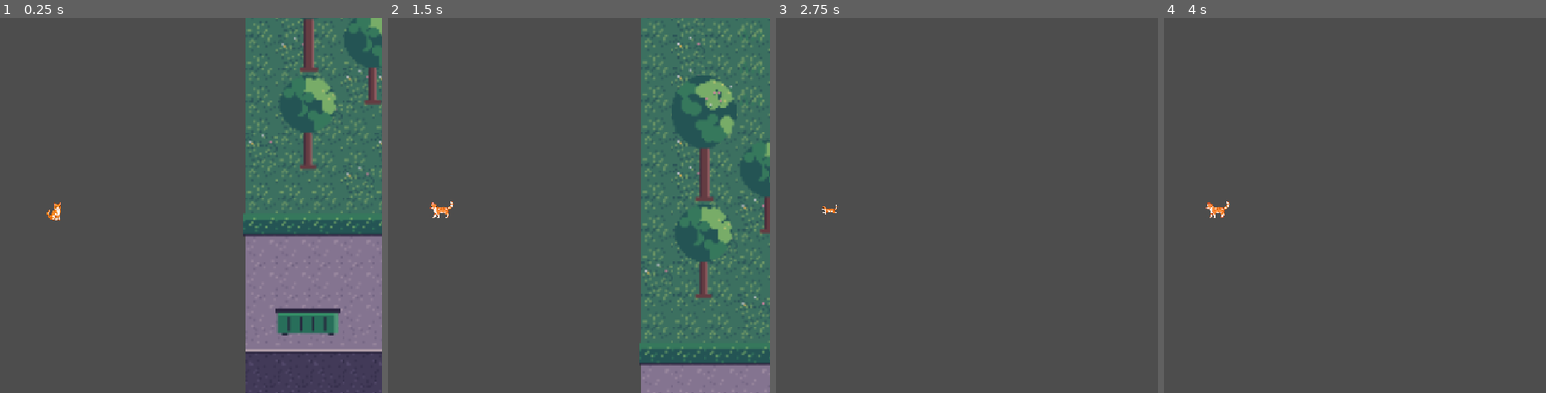
Above: before the commit, frames 1-4 (left to right).
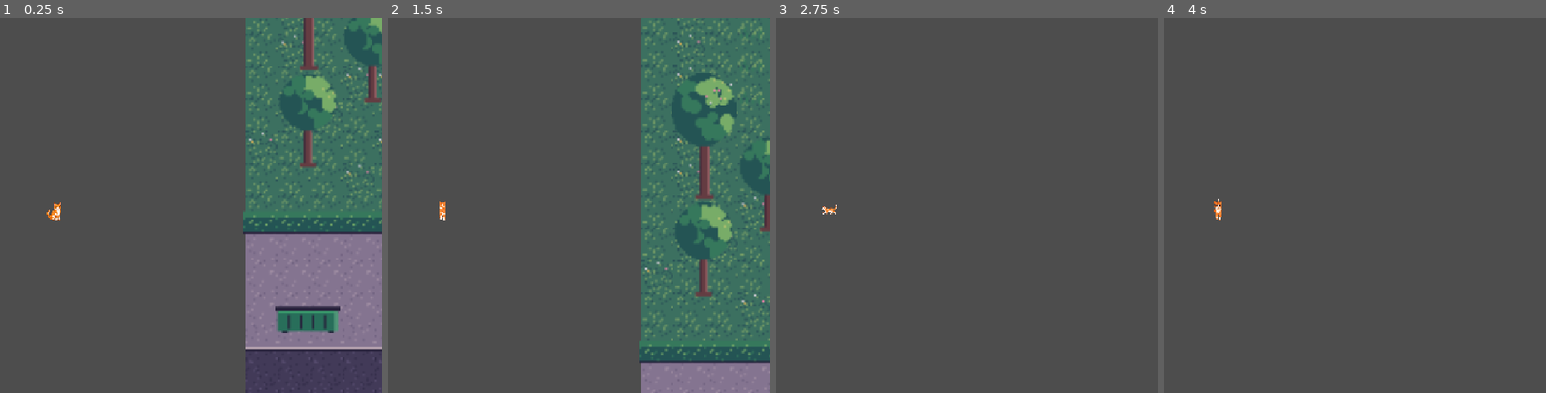
Above: after the commit, the same moments.

Repository: kauanylima-sys/JogoGatoCerveja
Game: Godot game, scene res://fase_02.tscn
The game is run twice, just before and just after one commit, with the same random seed, the same clock (stepped at 60 frames per second) and the same inputs. The project has no main scene, so this scene is started directly.
Inputs:
- Up to frame 1 (0.25 s): no input
- Up to frame 2 (1.5 s): tap Enter (ui_accept) at 0.5, 0.77 s; hold Up from 0.53 s (still down); tap A (oeste) at 0.6 s; tap S (sul) at 0.8, 1.35 s
- Up to frame 3 (2.75 s): tap Enter (ui_accept) at 1.52 s; tap A (oeste) at 1.55 s; release Up at 2.03 s; hold Left from 2.03 s (still down); hold Shift (correr) from 2.03 s (still down); tap S (sul) at 2.3 s
- Up to frame 4 (4 s): tap Enter (ui_accept) at 2.75, 3.02, 3.5, 3.77 s; release Shift (correr) at 2.78 s; tap D (leste) at 2.85 s; tap A (oeste) at 3.05 s; release Left at 3.53 s; hold Down from 3.53 s (still down); tap W (norte) at 3.6 s; tap S (sul) at 3.8 s

The runs differ from the first frame. In frame 1, 4.0% of the frame differs, in the area x 63-100%, y 0-97%; in frame 2, 4.2%, in the area x 10-100%, y 0-93%; in frame 3, less than 0.1%; in frame 4, 0.2%.

Commit message:
Adiciona spawn de peixes e novos assets

Diff:
--- a/jogo/cerveja.gd
+++ b/jogo/cerveja.gd
@@ -11,8 +11,16 @@
 const RAIO_BUSCA = 40.0
 
 const FATOR_TAMANHO = 0.5
-
 const ZOOM_CAMERA = Vector2(3.5, 3.5)
+const AJUSTE_VERTICAL = 0.52
+
+const PASTA_COMER = "res://cat_eating/frames/eat_once_%02d.png"
+const DURACOES_COMER = [1, 1, 1, 1, 1, 1, 1, 1, 1, 1, 1, 1, 1, 1, 1, 1, 2, 4]
+const VELOCIDADE_COMER = 6.0
+const AJUSTE_COMER = 1.0
+const OFFSETS = {
+	"eat": Vector2.ZERO,
+}
 
 const ESCALAS = {
 	"idle": 0.3,
@@ -20,28 +28,44 @@
 	"run": 0.05,
 	"blink": 0.3,
 	"lick": 0.3,
-	"hurt": 0.3,
+	"walk_up": 0.3,
+	"walk_down": 0.3,
+	"eat": 0.3,
 }
 
 @onready var anim = $AnimatedSprite2D
 
 const ROSA_DOS_VENTOS = ["L", "SE", "S", "SO", "O", "NO", "N", "NE"]
+const NOMES_DIRECOES = {
+	"N": "Norte",
+	"NE": "Nordeste",
+	"L": "Leste",
+	"SE": "Sudeste",
+	"S": "Sul",
+	"SO": "Sudoeste",
+	"O": "Oeste",
+	"NO": "Noroeste",
+}
 
 var direcao_atual = "S"
 var tempo_parado = 0.0
 var fazendo_ocioso = false
-var machucado = false
 var morto = false
 var venceu = false
 var buscando = false
+var comendo = false
 var vida = VIDA_MAXIMA
 var tempo_restante = TEMPO_PARA_ACHAR_PEIXE
 var posicao_inicial = Vector2.ZERO
 var avisando = false
 var tween_aviso: Tween
+var escalas_auto = {}
+var rotulo_mensagem: Label
+var tween_mensagem: Tween
 
 
 func _ready():
+	add_to_group("jogador")
 	posicao_inicial = global_position
 	_criar_acao("norte", [KEY_W, KEY_UP])
 	_criar_acao("sul", [KEY_S, KEY_DOWN])
@@ -49,12 +73,55 @@
 	_criar_acao("leste", [KEY_D, KEY_RIGHT])
 	_criar_acao("correr", [KEY_SHIFT])
 	_criar_acao("procurar", [KEY_E])
-	for nome in ["blink", "lick", "hurt"]:
+	_adicionar_animacao_comer()
+	for nome in ["blink", "lick", "eat"]:
 		if anim.sprite_frames.has_animation(nome):
 			anim.sprite_frames.set_animation_loop(nome, false)
 	anim.animation_finished.connect(_ao_terminar_animacao)
+	_ajustar_escalas_verticais()
+	_ajustar_escala_comer()
 	_configurar_camera()
+	_criar_mensagem()
 	_tocar("idle")
+
+
+func _criar_mensagem():
+	var camada = CanvasLayer.new()
+	add_child(camada)
+	rotulo_mensagem = Label.new()
+	rotulo_mensagem.set_anchors_preset(Control.PRESET_TOP_WIDE)
+	rotulo_mensagem.offset_top = 16
+	rotulo_mensagem.offset_bottom = 48
+	rotulo_mensagem.horizontal_alignment = HORIZONTAL_ALIGNMENT_CENTER
+	rotulo_mensagem.add_theme_font_size_override("font_size", 20)
+	rotulo_mensagem.add_theme_color_override("font_outline_color", Color.BLACK)
+	rotulo_mensagem.add_theme_constant_override("outline_size", 6)
+	rotulo_mensagem.modulate.a = 0.0
+	camada.add_child(rotulo_mensagem)
+
+
+func _mostrar_mensagem(texto: String, duracao: float = 3.0):
+	print(texto)
+	if rotulo_mensagem == null:
+		return
+	rotulo_mensagem.text = texto
+	if tween_mensagem:
+		tween_mensagem.kill()
+	rotulo_mensagem.modulate.a = 1.0
+	tween_mensagem = create_tween()
+	tween_mensagem.tween_interval(duracao)
+	tween_mensagem.tween_property(rotulo_mensagem, "modulate:a", 0.0, 0.5)
+
+
+func mostrar_dica_peixe():
+	var total = get_tree().get_nodes_in_group("peixe").size()
+	var peixe = _peixe_escondido_mais_proximo()
+	print("DICA -> peixes no grupo: ", total, " | escondido mais próximo: ", peixe)
+	if peixe == null:
+		_mostrar_mensagem("Não sinto nenhum peixe escondido por perto...")
+		return
+	var rumo = _nome_da_direcao(peixe.global_position - global_position)
+	_mostrar_mensagem("Dica: o peixe mais próximo está ao " + NOMES_DIRECOES[rumo], 5.0)
 
 
 func _configurar_camera():
@@ -68,7 +135,7 @@
 
 func _physics_process(delta):
 
-	if machucado or morto or venceu:
+	if morto or venceu:
 		velocity = Vector2.ZERO
 		move_and_slide()
 		return
@@ -81,7 +148,7 @@
 	if tempo_restante <= TEMPO_AVISO and not avisando:
 		_iniciar_aviso()
 
-	if buscando:
+	if buscando or comendo:
 		velocity = Vector2.ZERO
 		move_and_slide()
 		return
@@ -103,10 +170,14 @@
 		var velocidade = VELOCIDADE_CORRER if correndo else VELOCIDADE_ANDAR
 		velocity = direcao * velocidade
 
-		if direcao.x != 0:
-			anim.flip_h = direcao.x < 0
-
-		_tocar("run" if correndo else "walk")
+		if abs(direcao.y) > 0.5:
+			anim.flip_h = false
+			_tocar("walk_up" if direcao.y < 0 else "walk_down")
+			anim.speed_scale = 1.6 if correndo else 1.0
+		else:
+			if direcao.x != 0:
+				anim.flip_h = direcao.x < 0
+			_tocar("run" if correndo else "walk")
 	else:
 		velocity = Vector2.ZERO
 		_atualizar_parado(delta)
@@ -117,16 +188,34 @@
 func comer(tipo: String):
 	if morto or venceu:
 		return
-	if tipo == "lixo":
-		_machucar()
-	elif tipo == "peixe":
+	if tipo == "peixe":
 		tempo_restante = TEMPO_PARA_ACHAR_PEIXE
 		_parar_aviso()
 		vida = min(vida + 1, VIDA_MAXIMA)
 		var restantes = get_tree().get_nodes_in_group("peixe").size()
 		print("Nhac! Vida: ", vida, " | Peixes restantes: ", restantes)
+		_comecar_a_comer()
 		if restantes == 0:
+			venceu = true
+			if comendo:
+				await anim.animation_finished
 			_passar_de_fase()
+
+
+func _comecar_a_comer():
+	if not anim.sprite_frames.has_animation("eat"):
+		# sem os quadros de "comer", toca a lambida para mostrar alguma reação
+		fazendo_ocioso = true
+		tempo_parado = 0.0
+		velocity = Vector2.ZERO
+		_tocar("lick")
+		return
+	comendo = true
+	fazendo_ocioso = false
+	tempo_parado = 0.0
+	velocity = Vector2.ZERO
+	anim.rotation_degrees = 0.0
+	_tocar("eat")
 
 
 func _procurar():
@@ -149,25 +238,48 @@
 	if morto or venceu:
 		return
 
-	if _revelar_peixe_proximo():
-		print("Achou um peixe!")
+	var peixe_achado = _peixe_ao_alcance()
+	if peixe_achado != null:
+		# achou: o peixe sai do jogo e o personagem come (toca a animação de comer)
+		_mostrar_mensagem("Achou um peixe!")
+		peixe_achado.remove_from_group("peixe")
+		peixe_achado.queue_free()
+		comer("peixe")
 	else:
-		print("Nada por aqui...")
-
-
-func _revelar_peixe_proximo() -> bool:
+		var peixe = _peixe_escondido_mais_proximo()
+		if peixe == null:
+			_mostrar_mensagem("Nada por aqui...")
+		else:
+			var rumo = _nome_da_direcao(peixe.global_position - global_position)
+			_mostrar_mensagem("Nada por aqui... o peixe mais próximo está ao " + NOMES_DIRECOES[rumo])
+
+
+func _peixe_escondido_mais_proximo() -> Node2D:
+	var mais_proximo: Node2D = null
+	var menor = INF
 	for no in get_tree().get_nodes_in_group("peixe"):
 		var peixe = no as Node2D
 		if peixe == null or peixe.visible:
 			continue
-		if global_position.distance_to(peixe.global_position) <= RAIO_BUSCA:
-			peixe.modulate.a = 0.0
-			peixe.show()
-			if "monitoring" in peixe:
-				peixe.set_deferred("monitoring", true)
-			create_tween().tween_property(peixe, "modulate:a", 1.0, 0.3)
-			return true
-	return false
+		var distancia = global_position.distance_to(peixe.global_position)
+		if distancia < menor:
+			menor = distancia
+			mais_proximo = peixe
+	return mais_proximo
+
+
+func _peixe_ao_alcance() -> Node2D:
+	var mais_proximo: Node2D = null
+	var menor = RAIO_BUSCA
+	for no in get_tree().get_nodes_in_group("peixe"):
+		var peixe = no as Node2D
+		if peixe == null:
+			continue
+		var distancia = global_position.distance_to(peixe.global_position)
+		if distancia <= menor:
+			menor = distancia
+			mais_proximo = peixe
+	return mais_proximo
 
 
 func _passar_de_fase():
@@ -217,22 +329,6 @@
 	anim.modulate = Color.WHITE
 
 
-func _machucar():
-	if machucado:
-		return
-	_parar_aviso()
-	machucado = true
-	buscando = false
-	fazendo_ocioso = false
-	tempo_parado = 0.0
-	_tocar("hurt")
-
-	var tween = create_tween()
-	tween.tween_property(anim, "modulate", Color(1, 0.4, 0.4), 0.15)
-	tween.tween_property(anim, "modulate", Color.WHITE, 0.15)
-	tween.set_loops(2)
-
-
 func _perder_vida_por_tempo():
 	vida -= 1
 	_parar_aviso()
@@ -249,6 +345,7 @@
 	tempo_restante = TEMPO_PARA_ACHAR_PEIXE
 	tempo_parado = 0.0
 	fazendo_ocioso = false
+	comendo = false
 	_tocar("idle")
 
 
@@ -266,12 +363,18 @@
 
 
 func _ao_terminar_animacao():
+	if anim.animation == "eat":
+		comendo = false
+		if venceu or morto:
+			return
+		fazendo_ocioso = false
+		tempo_parado = 0.0
+		_tocar("idle")
+		return
+
 	if venceu or morto:
 		return
-	if anim.animation == "hurt":
-		machucado = false
-		_tocar("idle")
-	elif anim.animation == "blink":
+	if anim.animation == "blink":
 		_tocar("lick")
 	elif anim.animation == "lick":
 		fazendo_ocioso = false
@@ -293,7 +396,57 @@
 		InputMap.action_add_event(nome, evento)
 
 
+func _largura_visivel(nome: String) -> float:
+	if not anim.sprite_frames.has_animation(nome):
+		return 0.0
+	var textura = anim.sprite_frames.get_frame_texture(nome, 0)
+	if textura == null:
+		return 0.0
+	var imagem = textura.get_image()
+	if imagem == null:
+		return 0.0
+	return float(imagem.get_used_rect().size.x)
+
+
+func _ajustar_escalas_verticais():
+	var largura_ref = _largura_visivel("idle")
+	var largura_cima = _largura_visivel("walk_up")
+	if largura_ref <= 0.0 or largura_cima <= 0.0:
+		return
+	var escala = ESCALAS["idle"] * largura_ref / largura_cima * AJUSTE_VERTICAL
+	escalas_auto["walk_up"] = escala
+	escalas_auto["walk_down"] = escala
+
+
+func _adicionar_animacao_comer():
+	if anim.sprite_frames.has_animation("eat"):
+		return
+	var frames: SpriteFrames = anim.sprite_frames
+	frames.add_animation("eat")
+	frames.set_animation_speed("eat", VELOCIDADE_COMER)
+	frames.set_animation_loop("eat", false)
+	for i in DURACOES_COMER.size():
+		var caminho = PASTA_COMER % i
+		if not ResourceLoader.exists(caminho):
+			push_warning("Quadro da animação de comer não encontrado: " + caminho)
+			continue
+		frames.add_frame("eat", load(caminho), DURACOES_COMER[i])
+	if frames.get_frame_count("eat") == 0:
+		frames.remove_animation("eat")
+
+
+func _ajustar_escala_comer():
+	var largura_ref = _largura_visivel("idle")
+	var largura_comer = _largura_visivel("eat")
+	if largura_ref <= 0.0 or largura_comer <= 0.0:
+		return
+	escalas_auto["eat"] = ESCALAS["idle"] * largura_ref / largura_comer * AJUSTE_COMER
+
+
 func _tocar(nome: String):
-	anim.scale = Vector2.ONE * ESCALAS.get(nome, 0.3) * FATOR_TAMANHO
+	anim.speed_scale = 1.0
+	anim.offset = OFFSETS.get(nome, Vector2.ZERO)
+	var escala = escalas_auto.get(nome, ESCALAS.get(nome, 0.3))
+	anim.scale = Vector2.ONE * escala * FATOR_TAMANHO
 	if anim.animation != nome or not anim.is_playing():
 		anim.play(nome)
--- a/jogo/cerveja.tscn
+++ b/jogo/cerveja.tscn
@@ -9,13 +9,21 @@
 [ext_resource type="Texture2D" uid="uid://bm3isux8g2e5a" path="res://assets/sprite_pack_cat/blink/blink_05.png" id="6_1vshj"]
 [ext_resource type="Texture2D" uid="uid://beajcfvwwir6u" path="res://assets/sprite_pack_cat/hurt/hurt_00.png" id="7_yssmp"]
 [ext_resource type="Texture2D" uid="uid://p84fqg4g1web" path="res://assets/sprite_pack_cat/hurt/hurt_01.png" id="8_5m1w6"]
+[ext_resource type="Texture2D" uid="uid://t3yqj3iifl3x" path="res://assets/sprite_pack_cat/cat_eating/eating_00.png" id="8_8u0ji"]
+[ext_resource type="Texture2D" uid="uid://ccndkqjmtpskg" path="res://assets/sprite_pack_cat/cat_eating/eating_01.png" id="9_ankfa"]
 [ext_resource type="Texture2D" uid="uid://ckxkpeaun63im" path="res://assets/sprite_pack_cat/hurt/hurt_02.png" id="9_ggsjj"]
+[ext_resource type="Texture2D" uid="uid://w7lmx7pyvqau" path="res://assets/sprite_pack_cat/cat_eating/eating_02.png" id="10_li1gk"]
 [ext_resource type="Texture2D" uid="uid://c54rvus8udjbb" path="res://assets/sprite_pack_cat/hurt/hurt_03.png" id="10_wi5v2"]
+[ext_resource type="Texture2D" uid="uid://d3cai7t8gno5t" path="res://assets/sprite_pack_cat/cat_eating/eating_03.png" id="11_7twju"]
 [ext_resource type="Texture2D" uid="uid://tjol4k7ix6so" path="res://assets/sprite_pack_cat/hurt/hurt_04.png" id="11_55nyk"]
 [ext_resource type="Texture2D" uid="uid://crktilr0lrswg" path="res://assets/sprite_pack_cat/hurt/hurt_05.png" id="12_38ar6"]
+[ext_resource type="Texture2D" uid="uid://evivntrcvenm" path="res://assets/sprite_pack_cat/cat_eating/eating_04.png" id="12_ohhtd"]
 [ext_resource type="Texture2D" uid="uid://ccrb8pspdxj0c" path="res://assets/sprite_pack_cat/idle/idle_00.png" id="13_inywd"]
+[ext_resource type="Texture2D" uid="uid://chaylmxdr8fsv" path="res://assets/sprite_pack_cat/cat_eating/eating_05.png" id="13_pckvc"]
+[ext_resource type="Texture2D" uid="uid://c1ha170y6v50h" path="res://assets/sprite_pack_cat/cat_eating/eating_06.png" id="14_35iu3"]
 [ext_resource type="Texture2D" uid="uid://coi2i4xdrmw34" path="res://assets/sprite_pack_cat/idle/idle_01.png" id="14_cnjl5"]
 [ext_resource type="Texture2D" uid="uid://ca1y60vle7y6v" path="res://assets/sprite_pack_cat/idle/idle_02.png" id="15_ixm02"]
+[ext_resource type="Texture2D" uid="uid://bpufvrlns7cyv" path="res://assets/sprite_pack_cat/cat_eating/eating_07.png" id="15_xdj02"]
 [ext_resource type="Texture2D" uid="uid://d0te6oip6nuud" path="res://assets/sprite_pack_cat/idle/idle_03.png" id="16_sybiw"]
 [ext_resource type="Texture2D" uid="uid://qm2b7v3lhpnk" path="res://assets/sprite_pack_cat/idle/idle_04.png" id="17_qtgv6"]
 [ext_resource type="Texture2D" uid="uid://b6vnoinsc1rse" path="res://assets/sprite_pack_cat/idle/idle_05.png" id="18_n4bet"]
@@ -54,6 +62,14 @@
 [ext_resource type="Texture2D" uid="uid://b4qo5rhm74ek0" path="res://assets/sprite_pack_cat/walk/cat_walk_13.png" id="52_upvc7"]
 [ext_resource type="Texture2D" uid="uid://dtlxba7d5sixk" path="res://assets/sprite_pack_cat/walk/cat_walk_14.png" id="53_2601i"]
 [ext_resource type="Texture2D" uid="uid://dk04u0xeegcw5" path="res://assets/sprite_pack_cat/walk/cat_walk_15.png" id="54_en6l4"]
+[ext_resource type="Texture2D" uid="uid://c7gfvrniutk2h" path="res://assets/sprite_pack_cat/walk_down/walk_down_0.png" id="55_xbffd"]
+[ext_resource type="Texture2D" uid="uid://bhrgf1ycg1iia" path="res://assets/sprite_pack_cat/walk_down/walk_down_1.png" id="56_gc4p7"]
+[ext_resource type="Texture2D" uid="uid://4j7j7otgw5ux" path="res://assets/sprite_pack_cat/walk_down/walk_down_2.png" id="57_xaq7i"]
+[ext_resource type="Texture2D" uid="uid://dyib5y8wnqnon" path="res://assets/sprite_pack_cat/walk_down/walk_down_3.png" id="58_xoc42"]
+[ext_resource type="Texture2D" uid="uid://oefdy4bb3bga" path="res://assets/sprite_pack_cat/walk_up/walk_up_0.png" id="59_upvc7"]
+[ext_resource type="Texture2D" uid="uid://dywbgn1elelx2" path="res://assets/sprite_pack_cat/walk_up/walk_up_1.png" id="60_2601i"]
+[ext_resource type="Texture2D" uid="uid://lvbyaxds7t50" path="res://assets/sprite_pack_cat/walk_up/walk_up_2.png" id="61_en6l4"]
+[ext_resource type="Texture2D" uid="uid://cgo2fq6rfuw27" path="res://assets/sprite_pack_cat/walk_up/walk_up_3.png" id="62_yeuke"]
 
 [sub_resource type="SpriteFrames" id="SpriteFrames_oi2um"]
 animations = [{
@@ -82,6 +98,35 @@
 }, {
 "frames": [{
 "duration": 1.0,
+"texture": ExtResource("8_8u0ji")
+}, {
+"duration": 1.0,
+"texture": ExtResource("9_ankfa")
+}, {
+"duration": 1.0,
+"texture": ExtResource("10_li1gk")
+}, {
+"duration": 1.0,
+"texture": ExtResource("11_7twju")
+}, {
+"duration": 1.0,
+"texture": ExtResource("12_ohhtd")
+}, {
+"duration": 1.0,
+"texture": ExtResource("13_pckvc")
+}, {
+"duration": 1.0,
+"texture": ExtResource("14_35iu3")
+}, {
+"duration": 1.0,
+"texture": ExtResource("15_xdj02")
+}],
+"loop": 1,
+"name": &"eating",
+"speed": 5.0
+}, {
+"frames": [{
+"duration": 1.0,
 "texture": ExtResource("7_yssmp")
 }, {
 "duration": 1.0,
@@ -247,6 +292,40 @@
 }],
 "loop": 1,
 "name": &"walk",
+"speed": 5.0
+}, {
+"frames": [{
+"duration": 1.0,
+"texture": ExtResource("55_xbffd")
+}, {
+"duration": 1.0,
+"texture": ExtResource("56_gc4p7")
+}, {
+"duration": 1.0,
+"texture": ExtResource("58_xoc42")
+}, {
+"duration": 1.0,
+"texture": ExtResource("57_xaq7i")
+}],
+"loop": 1,
+"name": &"walk_down",
+"speed": 5.0
+}, {
+"frames": [{
+"duration": 1.0,
+"texture": ExtResource("59_upvc7")
+}, {
+"duration": 1.0,
+"texture": ExtResource("60_2601i")
+}, {
+"duration": 1.0,
+"texture": ExtResource("61_en6l4")
+}, {
+"duration": 1.0,
+"texture": ExtResource("62_yeuke")
+}],
+"loop": 1,
+"name": &"walk_up",
 "speed": 5.0
 }]
 
@@ -254,6 +333,7 @@
 size = Vector2(15, 16)
 
 [node name="cerveja" type="CharacterBody2D" unique_id=98638339]
+position = Vector2(0, 1)
 motion_mode = 1
 script = ExtResource("1_mq83j")
 metadata/_edit_group_ = true
@@ -262,8 +342,9 @@
 position = Vector2(2.6206954, 2.0507295)
 scale = Vector2(0.313, 0.3)
 sprite_frames = SubResource("SpriteFrames_oi2um")
-animation = &"blink"
+animation = &"eating"
 autoplay = "blink"
+frame_progress = 0.60192645
 
 [node name="CollisionShape2D" type="CollisionShape2D" parent="." unique_id=1051260715]
 position = Vector2(2.5, 4)
--- a/jogo/dialogo.gd
+++ b/jogo/dialogo.gd
@@ -1,4 +1,3 @@
-
 extends CanvasLayer
 
 signal dialogo_finalizado
@@ -62,3 +61,8 @@
 	dialogo_ativo = false
 	painel.hide()
 	dialogo_finalizado.emit()
+
+	# Depois das falas, o personagem mostra para qual lado ir
+	var jogador = get_tree().get_first_node_in_group("jogador")
+	if jogador and jogador.has_method("mostrar_dica_peixe"):
+		jogador.mostrar_dica_peixe()
--- a/jogo/fase_01.tscn
+++ b/jogo/fase_01.tscn
@@ -6,6 +6,8 @@
 [ext_resource type="Texture2D" uid="uid://bsf2o6kotq2bx" path="res://assets/sprite_pack_city/2_elementos_decorativos/decoracoes_fase1_grade16.png" id="2_jbu07"]
 [ext_resource type="PackedScene" uid="uid://cvfyopjw5ika1" path="res://cerveja.tscn" id="3_3wmwu"]
 [ext_resource type="PackedScene" uid="uid://cqwft1lagr8sn" path="res://dialogo.tscn" id="4_cs2tf"]
+[ext_resource type="Script" uid="uid://b21ijggii2gya" path="res://spawn_peixes.gd" id="7_5sqpf"]
+[ext_resource type="PackedScene" uid="uid://h3mkkluu04a" path="res://peixe.tscn" id="8_lephe"]
 
 [sub_resource type="TileSetAtlasSource" id="TileSetAtlasSource_jbu07"]
 texture = ExtResource("1_axix2")
@@ -770,7 +772,7 @@
 tile_map_data = PackedByteArray("AAANABAAAAABAAQAAAAMABAAAAAHAAUAAAALABAAAAAGAAUAAAAKABAAAAAGAAUAAAAJABAAAAABAAQAAAABAA …(9728 unchanged characters)…
 tile_set = SubResource("TileSet_r516b")
 
-[node name="colisoes" type="StaticBody2D" parent="construcoes" unique_id=33925265]
+[node name="colisoes" type="StaticBody2D" parent="construcoes" unique_id=33925265 groups=["esconderijo"]]
 
 [node name="CollisionPolygon2D" type="CollisionPolygon2D" parent="construcoes/colisoes" unique_id=435893442]
 position = Vector2(-2.1227438, -2.5440683)
@@ -827,3 +829,7 @@
 [node name="baixo" type="CollisionShape2D" parent="limitesMapa" unique_id=523808894]
 position = Vector2(-1, 419)
 shape = SubResource("SegmentShape2D_inqft")
+
+[node name="SpawnPeixes" type="Node2D" parent="." unique_id=882919454]
+script = ExtResource("7_5sqpf")
+peixe_cena = ExtResource("8_lephe")
--- /dev/null
+++ b/jogo/peixe.gd
@@ -0,0 +1,5 @@
+extends Area2D
+
+func revelar() -> void:
+	show()
+	set_deferred("monitoring", true)
--- /dev/null
+++ b/jogo/peixe.tscn
@@ -0,0 +1,20 @@
+[gd_scene format=3 uid="uid://h3mkkluu04a"]
+
+[ext_resource type="Texture2D" uid="uid://dg3wmhjcukwt2" path="res://assets/itens/peixe.png" id="1_6xwfd"]
+[ext_resource type="Script" uid="uid://c0wnfn0cdwm3j" path="res://peixe.gd" id="1_yd7nk"]
+
+[sub_resource type="CapsuleShape2D" id="CapsuleShape2D_ljvw2"]
+radius = 1.0
+height = 2.0
+
+[node name="Peixe" type="Area2D" unique_id=230155500]
+script = ExtResource("1_yd7nk")
+
+[node name="Sprite2D" type="Sprite2D" parent="." unique_id=1379631258]
+position = Vector2(1.9999971, 2)
+scale = Vector2(0.14633177, 0.12194552)
+texture = ExtResource("1_6xwfd")
+
+[node name="CollisionShape2D" type="CollisionShape2D" parent="." unique_id=1806088275]
+position = Vector2(2, 2)
+shape = SubResource("CapsuleShape2D_ljvw2")
--- /dev/null
+++ b/jogo/spawn_peixes.gd
@@ -0,0 +1,77 @@
+extends Node2D
+
+@export var peixe_cena: PackedScene
+@export var quantidade: int = 3
+@export var deslocamento: Vector2 = Vector2(0, -6)
+@export var area: Rect2 = Rect2(0, 0, 1152, 648)
+@export var debug: bool = true
+
+
+func _ready() -> void:
+	print("SPAWN RODANDO")
+	print("peixe_cena = ", peixe_cena)
+
+	if peixe_cena == null:
+		print("ERRO: peixe_cena está vazio! Arraste o peixe.tscn no Inspetor.")
+		return
+
+	var esconderijos: Array[Node2D] = _achar_esconderijos()
+	if esconderijos.is_empty():
+		push_warning("SpawnPeixes: nenhum esconderijo encontrado. Os peixes vão aparecer em lugares aleatórios da área.")
+	esconderijos.shuffle()
+
+	if debug:
+		print("[SpawnPeixes] Esconderijos achados: ", esconderijos.size())
+
+	for i in quantidade:
+		var posicao: Vector2
+		if esconderijos.is_empty():
+			posicao = Vector2(
+				randf_range(area.position.x, area.end.x),
+				randf_range(area.position.y, area.end.y)
+			)
+		else:
+			var item: Node2D = esconderijos[i % esconderijos.size()]
+			posicao = _centro_do_item(item) + deslocamento
+
+		var peixe = peixe_cena.instantiate()
+		peixe.add_to_group("peixe")
+		add_child(peixe)
+		peixe.global_position = posicao
+		peixe.hide()
+
+		if "monitoring" in peixe:
+			peixe.set_deferred("monitoring", false)
+
+		if debug:
+			print("[SpawnPeixes] Peixe ", i + 1, " criado em: ", posicao)
+
+	if debug:
+		print("[SpawnPeixes] Peixes no grupo 'peixe': ", get_tree().get_nodes_in_group("peixe").size())
+
+
+func _achar_esconderijos() -> Array[Node2D]:
+	var lista: Array[Node2D] = []
+
+	for no in get_tree().get_nodes_in_group("esconderijo"):
+		if no is Node2D:
+			lista.append(no)
+
+	if lista.is_empty():
+		for no in get_tree().root.find_children("*", "StaticBody2D", true, false):
+			if no is Node2D:
+				lista.append(no)
+
+	if lista.is_empty():
+		for no in get_tree().root.find_children("*", "Area2D", true, false):
+			if no is Node2D and not no.is_in_group("peixe"):
+				lista.append(no)
+
+	return lista
+
+
+func _centro_do_item(item: Node2D) -> Vector2:
+	for filho in item.get_children():
+		if filho is CollisionShape2D or filho is CollisionPolygon2D:
+			return filho.global_position
+	return item.global_position
Binary file added: jogo/assets/itens/peixe.png
Not shown, added: jogo/assets/itens/peixe.png.import
Binary file added: jogo/assets/sprite_pack_cat/cat_eating/eating_00.png
Not shown, added: jogo/assets/sprite_pack_cat/cat_eating/eating_00.png.import
Binary file added: jogo/assets/sprite_pack_cat/cat_eating/eating_01.png
Not shown, added: jogo/assets/sprite_pack_cat/cat_eating/eating_01.png.import
Binary file added: jogo/assets/sprite_pack_cat/cat_eating/eating_02.png
Not shown, added: jogo/assets/sprite_pack_cat/cat_eating/eating_02.png.import
Binary file added: jogo/assets/sprite_pack_cat/cat_eating/eating_03.png
Not shown, added: jogo/assets/sprite_pack_cat/cat_eating/eating_03.png.import
Binary file added: jogo/assets/sprite_pack_cat/cat_eating/eating_04.png
Not shown, added: jogo/assets/sprite_pack_cat/cat_eating/eating_04.png.import
(and 24 more such lines)
